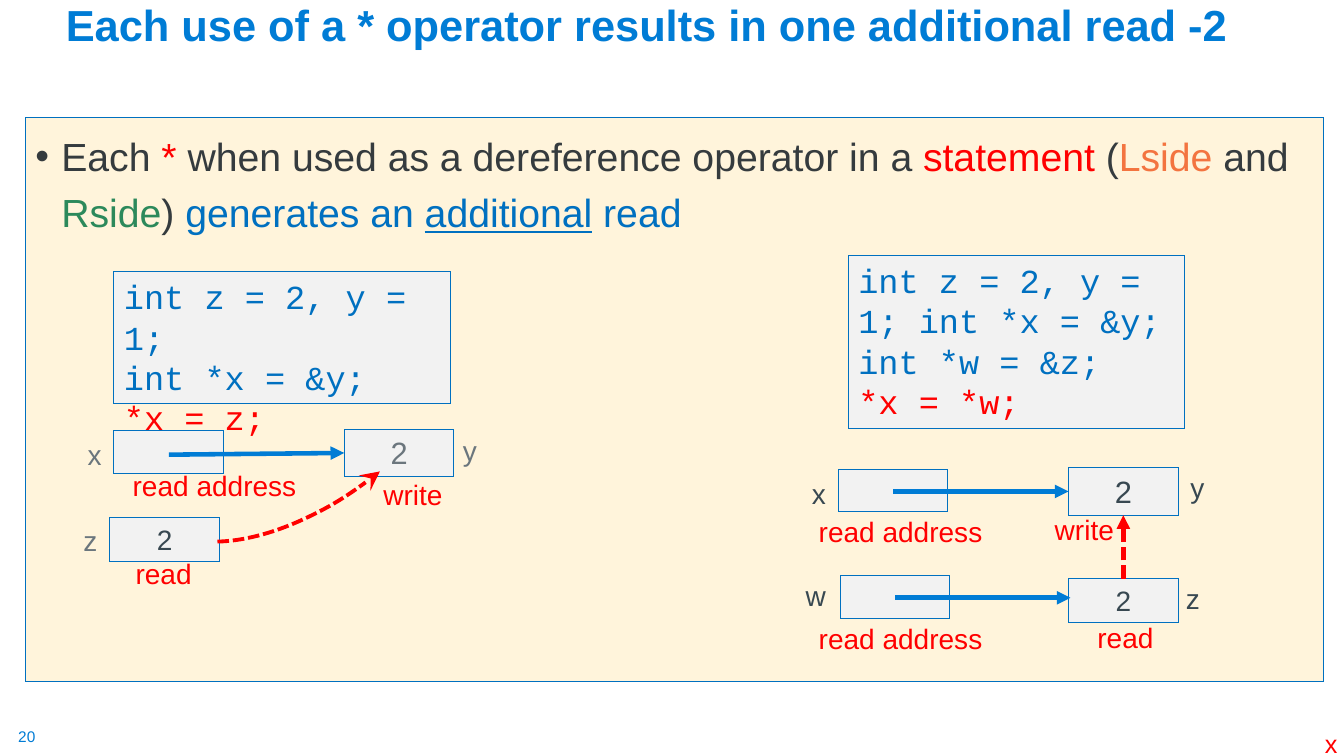
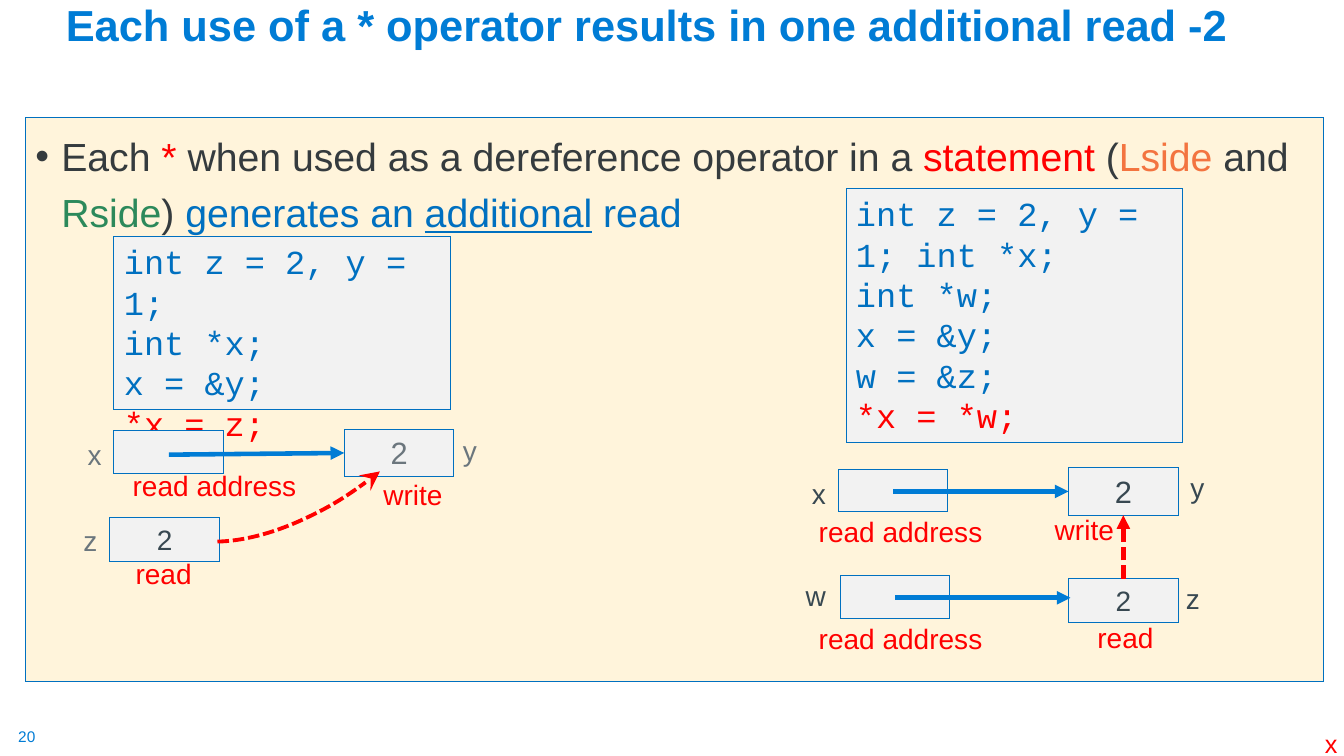
Before and after one commit to cse30-fa22/Muller_CSE30_Lecture_Slides, a slide deck: slide 20 of 03_C_Part2.pptx. Drawn at 1344x756 pixels with LibreOffice and Linux fonts; fonts in the diff are those of the drawing. Boxes give left, top, right and bottom in pixels: in the first picture for what was removed or moved away, otherwise in the second. Text is boxed around its words. In the diff, an @@ line names an element or a change of style, - is before the commit and + after.

```diff
--- a/03_C_Part2.pptx
+++ b/03_C_Part2.pptx
@@ rectangle "int z = 2, y ...": place and size @@
-rectangle "int z = 2, y ..." at bbox=[849, 255, 1186, 429]
+rectangle "int z = 2, y ..." at bbox=[846, 189, 1183, 443]
@@ text in rectangle at bbox=[856, 202, 1098, 394]: text changed @@
-int z = 2, y = 1; int *x = &y;
-int *w = &z;
+int z = 2, y = 1; int *x;
+int *w;
+x = &y;
+w = &z;
@@ rectangle "int z = 2, y ...": place and size @@
-rectangle "int z = 2, y ..." at bbox=[114, 271, 451, 403]
+rectangle "int z = 2, y ..." at bbox=[114, 236, 451, 409]
@@ text in rectangle at bbox=[124, 330, 266, 402]: text changed @@
-int *x = &y;
+int *x;
+x = &y;
```
Also in this commit, not shown: 17 other slides changed, 1 slide added, 12 slides removed, 2 other files.
